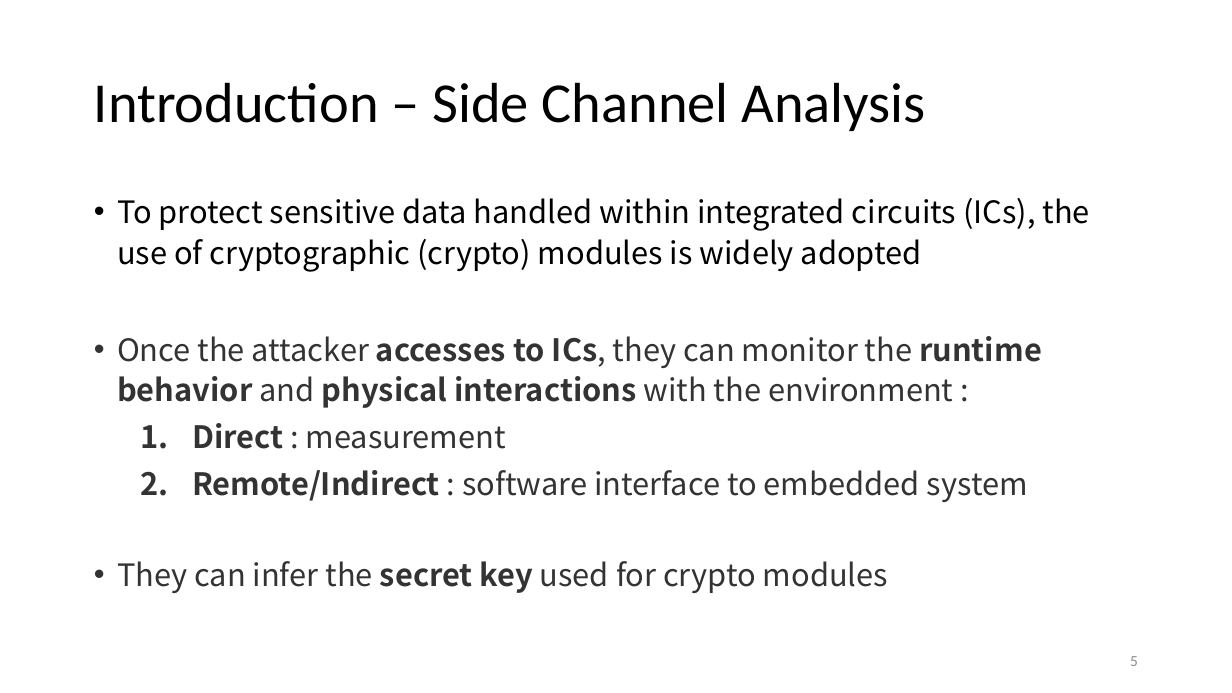
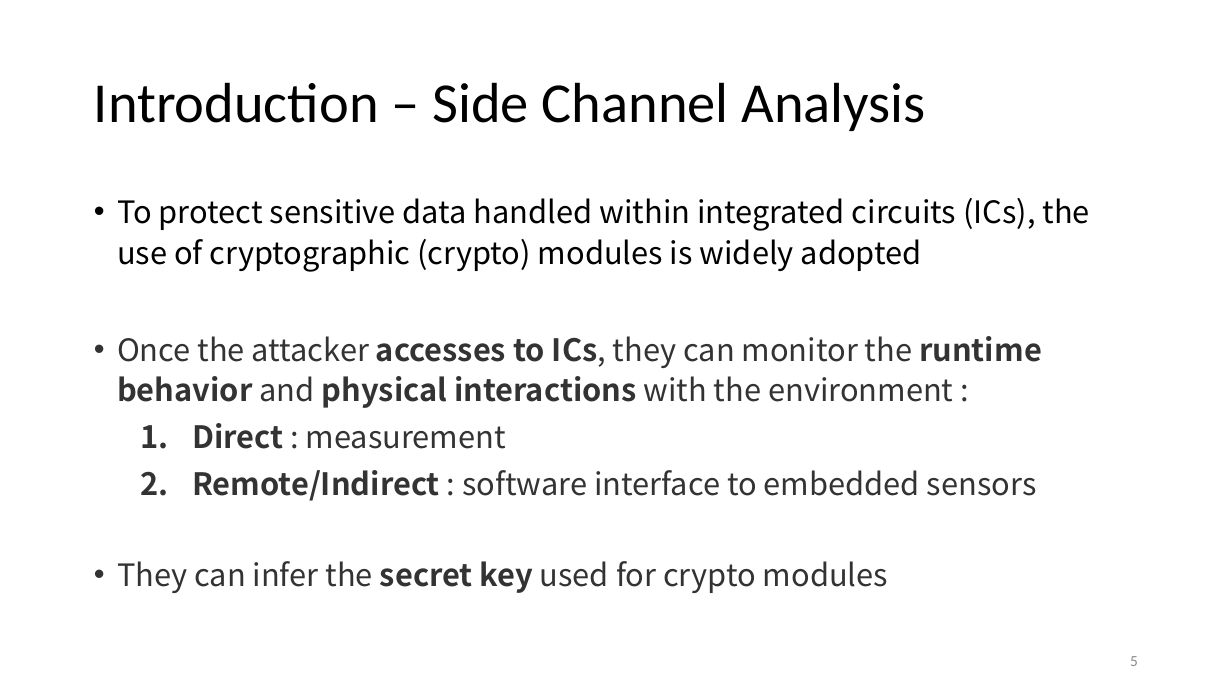
Before and after one commit to Pacific-Feng-Studuies/Studied-Papers, a slide deck: slide 6 of GM/X-Volt Joint Tuning of Driver Strengths and Supply Voltages/X-Volt Joint Tuning of Driver Strengths and Supply Voltages.pptx. Drawn at 1232x693 pixels with LibreOffice and Linux fonts; fonts in the diff are those of the drawing. Boxes give left, top, right and bottom in pixels: in the first picture for what was removed or moved away, otherwise in the second. Text is boxed around its words. In the diff, an @@ line names an element or a change of style, - is before the commit and + after.

```diff
--- a/GM/X-Volt Joint Tuning of Driver Strengths and Supply Voltages/X-Volt Joint Tuning of Driver Strengths and Supply Voltages.pptx
+++ b/GM/X-Volt Joint Tuning of Driver Strengths and Supply Voltages/X-Volt Joint Tuning of Driver Strengths and Supply Voltages.pptx
@@ text at (x1=192, y1=470, x2=1037, y2=501): text changed @@
-  2. Remote/Indirect : software interface to embedded system
+  2. Remote/Indirect : software interface to embedded sensors
```
Also in this commit, not shown: 14 other slides changed, 3 slides added, 1 slide removed.
